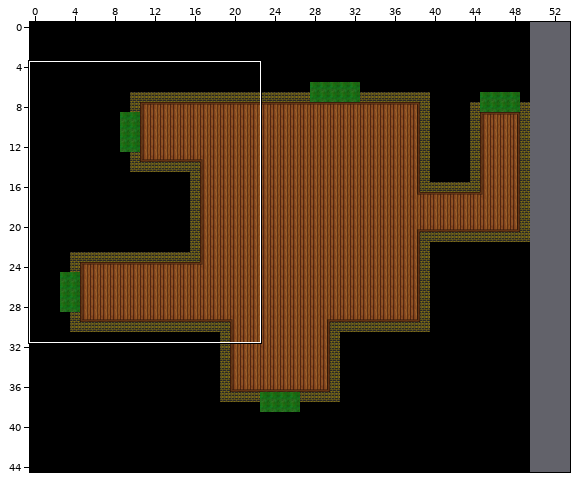
Tiled map -- tiles_map/LevelRoom.tmx. Above, an overview of the earlier version with the close-up marked.
Close-up. Before:
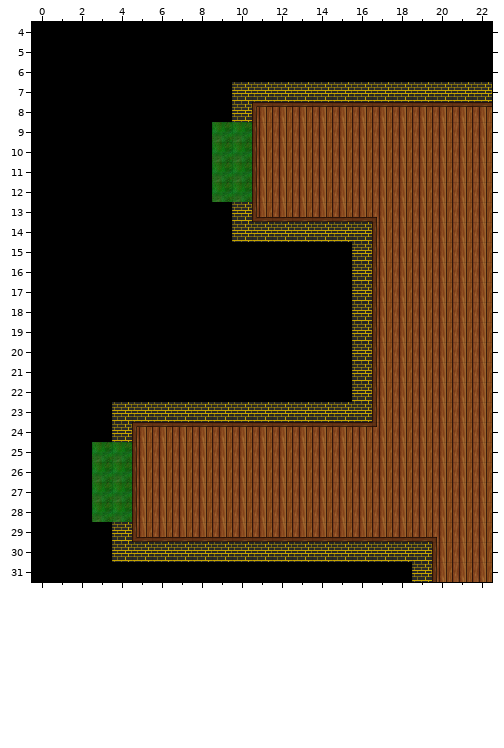
Cells are 32x32 px. Shown: x 0..22, y 4..31. The commit also changed other parts of the map, which this record leaves out. The old version is drawn lined up with the new one.
The same view after the edit:
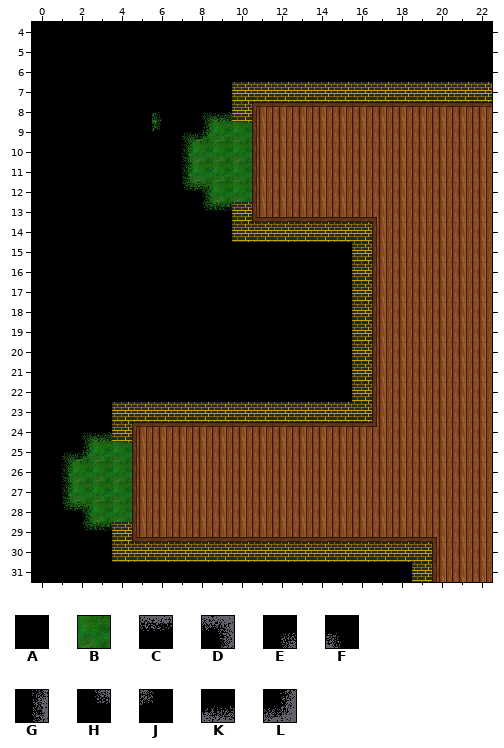
Key: from "collision_set": A 44; from "tile_set": B 13, C 21, D 22, E 23, F 24, G 27, H 28, J 29, K 31, L 32.
_ is an empty cell.
Diff:
map size 50x45 -> 54x45 cells
Layer "Terrain":
The edit adds tile B in row 8 at x 6 and 8 to 9; in row 9 at x 6 to 8; in rows 10 to 12 at x 7 to 8; in row 13 at x 8 to 9; in row 24 at x 2 to 3; in rows 25 to 28 at x 1 to 2.
The edit adds tile B in row 29 at x 2 to 3.
Layer "Upper_Layer":
Tile A gives way to tile C in row 13 at x 9; in row 29 at x 3.
Tile A gives way to tile D in row 12 at x 8; in row 28 at x 2.
Tile A gives way to tile E in row 8 at x 8; in row 9 at x 7; in row 24 at x 2; in row 25 at x 1.
Tile A gives way to tile F in row 8 at x 6.
Tile A gives way to tile G in rows 10 to 11 at x 7; in rows 26 to 27 at x 1.
Tile A gives way to tile H in row 12 at x 7; in row 13 at x 8; in row 28 at x 1; in row 29 at x 2.
Tile A gives way to tile J in row 9 at x 6.
Tile A gives way to tile K in row 8 at x 9; in row 24 at x 3.
Tile A gives way to tile L in row 9 at x 8; in row 25 at x 2.
The edit erases tile A in rows 10 to 11 at x 8; in rows 26 to 27 at x 2.
Boxes around the changes in both close-ups, in picture pixels (x1, y1, x2, y2):
changed: (152, 112, 232, 212)
changed: (62, 432, 112, 532)
